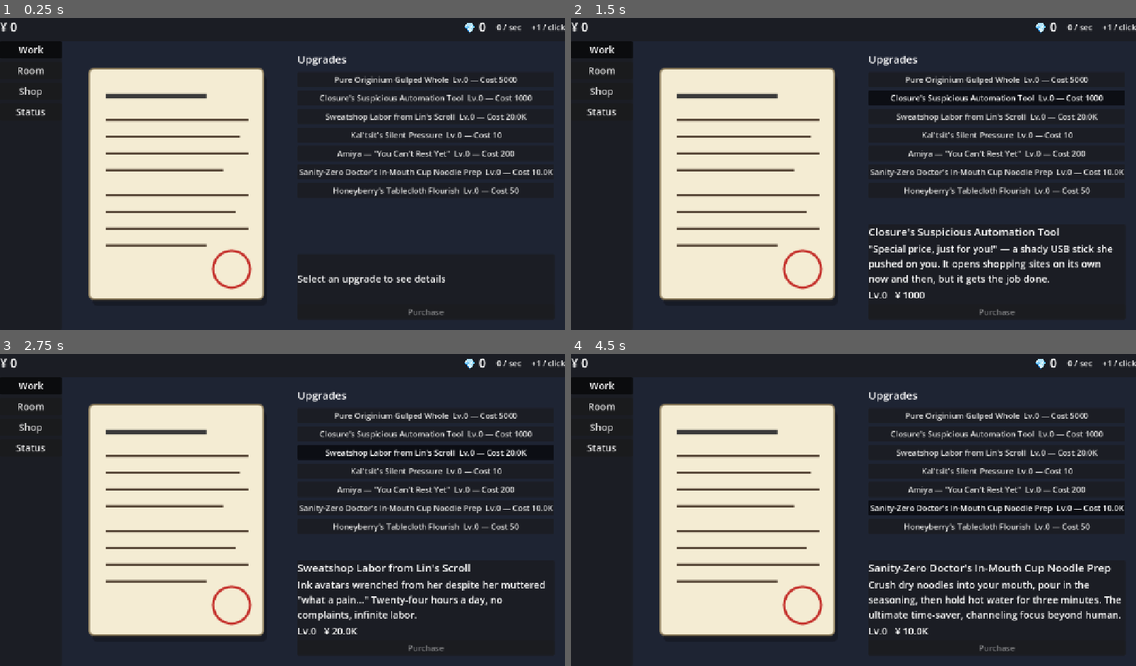
Above: before the commit, frames 1-4 (two rows, left to right).
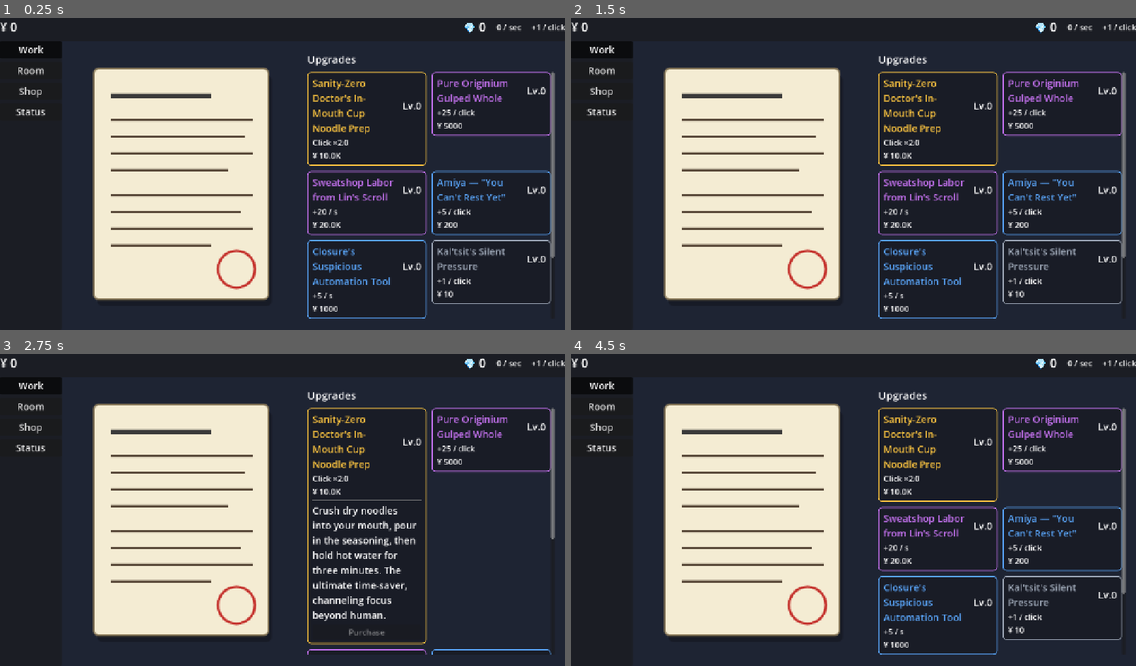
Above: after the commit, the same moments.

Repository: bakamarudasi/clickergame_demo
Game: Godot game, scene res://scenes/main.tscn
The game is run twice, just before and just after one commit, with the same random seed, the same clock (stepped at 60 frames per second) and the same inputs.
Inputs (mouse positions are in pixels of both pictures, inside the frame that each line leads up to):
- Up to frame 1 (0.25 s): no input
- Up to frame 2 (1.5 s): click (994, 80) at 0.5 s, where only the run before the commit has a clickable "Pure Originium Gulped Whole L…"; click (994, 99) at 1.25 s, where only the run before the commit has a clickable "Closure's Suspicious Automati…"
- Up to frame 3 (2.75 s): click (423, 453) at 2 s, where only the run before the commit has a clickable "Sweatshop Labor from Lin's Sc…"
- Up to frame 4 (4.5 s): click (994, 469) at 2.75 s, where only the run before the commit has a clickable "Kal'tsit's Silent Pressure Lv…"; click (994, 488) at 3.5 s, where only the run before the commit has a clickable "Amiya — 'You Can't Rest Yet' …"; click (994, 506) at 4.25 s, where only the run before the commit has a clickable "Sanity-Zero Doctor's In-Mouth…"

The runs differ from the first frame. In frame 1, 11% of the frame differs, in the area x 15-99%, y 12-97%; in frame 2, 12%; in frame 3, 11%; in frame 4, 13%.

Commit message:
Redesign Work tab upgrade list as 2-col rarity cards
- Add UpgradeRarity enum (Common/Rare/Epic/Legendary) and rarity field on
  UpgradeData; assign rarities across the 7 starter upgrades
- Replace flat upgrade button list + bottom DetailPanel with a 2-column
  GridContainer of cards. Each card shows name (rarity-tinted), Lv, effect,
  cost, and expands in-place on click to reveal description + Buy
- Buyable cards softly pulse; non-buyable / MAX cards dim
- New translation keys for level / cost / effect formatting; drop dead keys
- Sort cards by rarity desc then base_cost asc so strong picks lead the grid

Diff:
--- a/data/upgrades/01_click_plus_one.tres
+++ b/data/upgrades/01_click_plus_one.tres
@@ -11,4 +11,5 @@
 effect_kind = 0
 effect_amount = 1.0
 max_level = -1
+rarity = 0
 description = "UPGRADE_CLICK_PLUS_ONE_DESC"
--- a/data/upgrades/02_paperwork_double_check.tres
+++ b/data/upgrades/02_paperwork_double_check.tres
@@ -11,4 +11,5 @@
 effect_kind = 0
 effect_amount = 5.0
 max_level = -1
+rarity = 1
 description = "UPGRADE_PAPERWORK_DOUBLE_CHECK_DESC"
--- a/data/upgrades/03_command_focus.tres
+++ b/data/upgrades/03_command_focus.tres
@@ -11,4 +11,5 @@
 effect_kind = 0
 effect_amount = 25.0
 max_level = -1
+rarity = 2
 description = "UPGRADE_COMMAND_FOCUS_DESC"
--- a/data/upgrades/04_field_clerk.tres
+++ b/data/upgrades/04_field_clerk.tres
@@ -11,4 +11,5 @@
 effect_kind = 1
 effect_amount = 1.0
 max_level = -1
+rarity = 0
 description = "UPGRADE_FIELD_CLERK_DESC"
--- a/data/upgrades/05_logistics_team.tres
+++ b/data/upgrades/05_logistics_team.tres
@@ -11,4 +11,5 @@
 effect_kind = 1
 effect_amount = 5.0
 max_level = -1
+rarity = 1
 description = "UPGRADE_LOGISTICS_TEAM_DESC"
--- a/data/upgrades/06_originium_arts.tres
+++ b/data/upgrades/06_originium_arts.tres
@@ -11,4 +11,5 @@
 effect_kind = 1
 effect_amount = 20.0
 max_level = -1
+rarity = 2
 description = "UPGRADE_ORIGINIUM_ARTS_DESC"
--- a/data/upgrades/07_doctor_awakening.tres
+++ b/data/upgrades/07_doctor_awakening.tres
@@ -11,4 +11,5 @@
 effect_kind = 2
 effect_amount = 2.0
 max_level = 3
+rarity = 3
 description = "UPGRADE_DOCTOR_AWAKENING_DESC"
--- a/scenes/ui/work_tab.tscn
+++ b/scenes/ui/work_tab.tscn
@@ -26,6 +26,7 @@
 [node name="LeftCol" type="VBoxContainer" parent="HBox"]
 layout_mode = 2
 size_flags_horizontal = 3
+size_flags_stretch_ratio = 1.0
 theme_override_constants/separation = 16
 
 [node name="DocumentButton" type="TextureButton" parent="HBox/LeftCol"]
@@ -39,6 +40,7 @@
 [node name="RightCol" type="VBoxContainer" parent="HBox"]
 layout_mode = 2
 size_flags_horizontal = 3
+size_flags_stretch_ratio = 1.1
 theme_override_constants/separation = 12
 
 [node name="UpgradesTitle" type="Label" parent="HBox/RightCol"]
@@ -51,40 +53,10 @@
 size_flags_vertical = 3
 horizontal_scroll_mode = 0
 
-[node name="UpgradeList" type="VBoxContainer" parent="HBox/RightCol/UpgradeListScroll"]
+[node name="UpgradeGrid" type="GridContainer" parent="HBox/RightCol/UpgradeListScroll"]
 unique_name_in_owner = true
 layout_mode = 2
 size_flags_horizontal = 3
-theme_override_constants/separation = 8
-
-[node name="DetailPanel" type="PanelContainer" parent="HBox/RightCol"]
-layout_mode = 2
-
-[node name="DetailVBox" type="VBoxContainer" parent="HBox/RightCol/DetailPanel"]
-layout_mode = 2
-theme_override_constants/separation = 6
-
-[node name="DetailName" type="Label" parent="HBox/RightCol/DetailPanel/DetailVBox"]
-unique_name_in_owner = true
-layout_mode = 2
-theme_type_variation = &"TitleLabel"
-text = ""
-
-[node name="DetailDesc" type="Label" parent="HBox/RightCol/DetailPanel/DetailVBox"]
-unique_name_in_owner = true
-layout_mode = 2
-theme_type_variation = &"SubtitleLabel"
-text = "WORK_UPGRADE_DETAIL_NONE"
-autowrap_mode = 3
-
-[node name="DetailMeta" type="Label" parent="HBox/RightCol/DetailPanel/DetailVBox"]
-unique_name_in_owner = true
-layout_mode = 2
-theme_type_variation = &"SubtitleLabel"
-text = ""
-
-[node name="BuyButton" type="Button" parent="HBox/RightCol/DetailPanel/DetailVBox"]
-unique_name_in_owner = true
-layout_mode = 2
-disabled = true
-text = "WORK_UPGRADE_BUY_BUTTON"
+columns = 2
+theme_override_constants/h_separation = 12
+theme_override_constants/v_separation = 12
--- a/scripts/data/enums.gd
+++ b/scripts/data/enums.gd
@@ -78,6 +78,13 @@
 	MULT_CLICK,
 }
 
+enum UpgradeRarity {
+	COMMON,
+	RARE,
+	EPIC,
+	LEGENDARY,
+}
+
 enum UnlockTrigger {
 	AUTO_ON_STAGE,
 	ITEM_USE,
--- a/scripts/data/upgrade_data.gd
+++ b/scripts/data/upgrade_data.gd
@@ -8,5 +8,6 @@
 @export var effect_kind: Enums.UpgradeEffectKind = Enums.UpgradeEffectKind.ADD_CLICK
 @export var effect_amount: float = 1.0
 @export var max_level: int = -1
+@export var rarity: Enums.UpgradeRarity = Enums.UpgradeRarity.COMMON
 @export var requires_meta: StringName = &""          # 空でない場合、当該メタ強化が解放されている時だけ Workタブに出現
 @export_multiline var description: String = ""
--- a/scripts/ui/ui_constants.gd
+++ b/scripts/ui/ui_constants.gd
@@ -33,6 +33,19 @@
 const COLOR_TEXT := Color(0.92, 0.92, 0.95, 1.0)
 const COLOR_ACCENT := Color(0.85, 0.45, 0.55, 1.0)
 const COLOR_WARN := Color(0.95, 0.6, 0.3, 1.0)
+
+# レア度カラー（強化カードの枠・名前色）
+const RARITY_COLORS := {
+	Enums.UpgradeRarity.COMMON: Color(0.62, 0.66, 0.72, 1.0),
+	Enums.UpgradeRarity.RARE: Color(0.35, 0.65, 0.98, 1.0),
+	Enums.UpgradeRarity.EPIC: Color(0.78, 0.45, 0.95, 1.0),
+	Enums.UpgradeRarity.LEGENDARY: Color(1.0, 0.78, 0.25, 1.0),
+}
+const RARITY_PANEL_BG := Color(0.14, 0.16, 0.22, 1.0)
+const RARITY_PANEL_BG_DISABLED := Color(0.10, 0.11, 0.15, 1.0)
+const CARD_GLOW_PERIOD := 1.6      # 買えるカードの脈動周期（秒）
+const CARD_GLOW_MIN := 0.85        # 脈動最小 modulate.v
+const CARD_GLOW_MAX := 1.15        # 脈動最大 modulate.v
 
 # --- アニメーション・時間 -----------------------------------------------
 const TOAST_HOLD_SEC := 1.4
--- a/scripts/ui/work_tab.gd
+++ b/scripts/ui/work_tab.gd
@@ -6,28 +6,23 @@
 const GOLDEN_TEXTURE := preload("res://assets/paperwork.svg")
 
 @onready var document_button: TextureButton = %DocumentButton
-@onready var upgrade_list: VBoxContainer = %UpgradeList
-@onready var detail_name: Label = %DetailName
-@onready var detail_desc: Label = %DetailDesc
-@onready var detail_meta: Label = %DetailMeta
-@onready var buy_button: Button = %BuyButton
+@onready var upgrade_grid: GridContainer = %UpgradeGrid
 
 var _click_tween: Tween
-var _selected_id: StringName = &""
-var _button_group: ButtonGroup
 
 var _golden_timer: Timer
 var _golden_active_node: TextureButton = null
 
+# id → カード Dict（再構築せず差分更新するための索引）
+var _cards: Dictionary = {}
+var _expanded_id: StringName = &""
+
 
 func _ready() -> void:
-	_button_group = ButtonGroup.new()
 	document_button.pressed.connect(_on_click_pressed)
-	buy_button.pressed.connect(_on_buy_pressed)
-	EventBus.currency_changed.connect(_refresh_upgrade_buttons)
+	EventBus.currency_changed.connect(_refresh_all_cards)
 	EventBus.upgrade_purchased.connect(_on_upgrade_purchased)
-	_build_upgrade_buttons()
-	_refresh_detail()
+	_build_upgrade_cards()
 	_setup_golden_timer()
 
 
@@ -86,75 +81,243 @@
 	tw.chain().tween_callback(popup.queue_free)
 
 
-func _build_upgrade_buttons() -> void:
-	for child in upgrade_list.get_children():
+# --- カードビルド -------------------------------------------------------
+
+func _build_upgrade_cards() -> void:
+	for child in upgrade_grid.get_children():
 		child.queue_free()
-	for u: UpgradeData in DataRegistry.upgrades.values():
-		var b := Button.new()
-		b.toggle_mode = true
-		b.button_group = _button_group
-		b.text = _format_upgrade(u)
-		b.set_meta("upgrade_id", u.id)
-		b.pressed.connect(_on_upgrade_selected.bind(u.id))
-		upgrade_list.add_child(b)
-	_refresh_upgrade_buttons(0)
-
-
-func _on_upgrade_selected(id: StringName) -> void:
-	_selected_id = id
-	_refresh_detail()
-
-
-func _refresh_upgrade_buttons(_v: int = 0) -> void:
-	for child in upgrade_list.get_children():
-		if child is Button:
-			var id: StringName = child.get_meta("upgrade_id")
-			var u := DataRegistry.get_upgrade(id)
-			if u == null:
-				continue
-			child.text = _format_upgrade(u)
-	_refresh_detail()
-
-
-func _refresh_detail() -> void:
-	if _selected_id == &"":
-		detail_name.text = ""
-		detail_desc.text = tr("WORK_UPGRADE_DETAIL_NONE")
-		detail_meta.text = ""
+	_cards.clear()
+	# レア度降順 → コスト昇順で並べる（強いやつが上に来る）
+	var upgrades: Array = DataRegistry.upgrades.values()
+	upgrades.sort_custom(func(a: UpgradeData, b: UpgradeData) -> bool:
+		if a.rarity != b.rarity:
+			return a.rarity > b.rarity
+		return a.base_cost < b.base_cost)
+	for u: UpgradeData in upgrades:
+		var card := _make_card(u)
+		upgrade_grid.add_child(card)
+		_cards[u.id] = card
+	_refresh_all_cards(0)
+
+
+func _make_card(u: UpgradeData) -> PanelContainer:
+	var rarity_color: Color = UIConstants.RARITY_COLORS.get(u.rarity, UIConstants.RARITY_COLORS[Enums.UpgradeRarity.COMMON])
+
+	var panel := PanelContainer.new()
+	panel.size_flags_horizontal = Control.SIZE_EXPAND_FILL
+	panel.size_flags_vertical = Control.SIZE_SHRINK_BEGIN
+	panel.mouse_filter = Control.MOUSE_FILTER_STOP
+	panel.set_meta("upgrade_id", u.id)
+	panel.set_meta("rarity_color", rarity_color)
+
+	var sbox := StyleBoxFlat.new()
+	sbox.bg_color = UIConstants.RARITY_PANEL_BG
+	sbox.border_color = rarity_color
+	sbox.set_border_width_all(2)
+	sbox.set_corner_radius_all(8)
+	sbox.content_margin_left = 12
+	sbox.content_margin_right = 12
+	sbox.content_margin_top = 10
+	sbox.content_margin_bottom = 10
+	panel.add_theme_stylebox_override("panel", sbox)
+
+	var vb := VBoxContainer.new()
+	vb.add_theme_constant_override("separation", 4)
+	vb.mouse_filter = Control.MOUSE_FILTER_PASS
+	panel.add_child(vb)
+
+	# --- ヘッダ：名前 + Lv -------------------------------------------------
+	var header := HBoxContainer.new()
+	header.add_theme_constant_override("separation", 8)
+	header.mouse_filter = Control.MOUSE_FILTER_PASS
+	vb.add_child(header)
+
+	var name_label := Label.new()
+	name_label.text = tr(u.display_name)
+	name_label.theme_type_variation = UIConstants.VAR_SUBTITLE_LABEL
+	name_label.modulate = rarity_color
+	name_label.size_flags_horizontal = Control.SIZE_EXPAND_FILL
+	name_label.autowrap_mode = TextServer.AUTOWRAP_WORD_SMART
+	name_label.mouse_filter = Control.MOUSE_FILTER_PASS
+	header.add_child(name_label)
+
+	var lv_label := Label.new()
+	lv_label.theme_type_variation = UIConstants.VAR_SUBTITLE_LABEL
+	lv_label.mouse_filter = Control.MOUSE_FILTER_PASS
+	header.add_child(lv_label)
+
+	# --- 効果ライン ---------------------------------------------------------
+	var effect_label := Label.new()
+	effect_label.text = _format_effect(u)
+	effect_label.mouse_filter = Control.MOUSE_FILTER_PASS
+	vb.add_child(effect_label)
+
+	# --- コストライン -------------------------------------------------------
+	var cost_label := Label.new()
+	cost_label.mouse_filter = Control.MOUSE_FILTER_PASS
+	vb.add_child(cost_label)
+
+	# --- 展開領域（説明 + 購入） -------------------------------------------
+	var expand := VBoxContainer.new()
+	expand.visible = false
+	expand.add_theme_constant_override("separation", 6)
+	expand.mouse_filter = Control.MOUSE_FILTER_PASS
+	vb.add_child(expand)
+
+	var divider := HSeparator.new()
+	expand.add_child(divider)
+
+	var desc_label := Label.new()
+	desc_label.text = tr(u.description)
+	desc_label.autowrap_mode = TextServer.AUTOWRAP_WORD_SMART
+	desc_label.theme_type_variation = UIConstants.VAR_SUBTITLE_LABEL
+	desc_label.mouse_filter = Control.MOUSE_FILTER_PASS
+	expand.add_child(desc_label)
+
+	var buy_button := Button.new()
+	buy_button.text = tr("WORK_UPGRADE_BUY_BUTTON")
+	buy_button.pressed.connect(_on_buy_pressed.bind(u.id))
+	expand.add_child(buy_button)
+
+	# クリックでアコーディオン展開（buy_button は STOP で食う）
+	panel.gui_input.connect(_on_card_gui_input.bind(u.id))
+
+	panel.set_meta("name_label", name_label)
+	panel.set_meta("lv_label", lv_label)
+	panel.set_meta("cost_label", cost_label)
+	panel.set_meta("desc_label", desc_label)
+	panel.set_meta("expand", expand)
+	panel.set_meta("buy_button", buy_button)
+	panel.set_meta("stylebox", sbox)
+	panel.set_meta("glow_tween", null)
+
+	return panel
+
+
+func _format_effect(u: UpgradeData) -> String:
+	var amt := FormatUtils.short(int(round(u.effect_amount)))
+	match u.effect_kind:
+		Enums.UpgradeEffectKind.ADD_CLICK:
+			return tr("WORK_UPGRADE_EFFECT_CLICK") % amt
+		Enums.UpgradeEffectKind.ADD_PER_SEC:
+			return tr("WORK_UPGRADE_EFFECT_SEC") % amt
+		Enums.UpgradeEffectKind.MULT_CLICK:
+			return tr("WORK_UPGRADE_EFFECT_MULT") % ("%.1f" % u.effect_amount)
+	return ""
+
+
+# --- 状態更新 -----------------------------------------------------------
+
+func _refresh_all_cards(_v: int = 0) -> void:
+	for id in _cards.keys():
+		_refresh_card(id)
+
+
+func _refresh_card(id: StringName) -> void:
+	var card: PanelContainer = _cards.get(id)
+	if card == null:
+		return
+	var u := DataRegistry.get_upgrade(id)
+	if u == null:
+		return
+	var lv := GameState.get_upgrade_level(id)
+	var maxed := u.max_level > 0 and lv >= u.max_level
+	var can_buy := EconomyService.can_buy_upgrade(id) and not maxed
+
+	var lv_label: Label = card.get_meta("lv_label")
+	var cost_label: Label = card.get_meta("cost_label")
+	var buy_button: Button = card.get_meta("buy_button")
+
+	if maxed:
+		lv_label.text = tr("WORK_UPGRADE_LV_MAX_FMT") % lv
+		cost_label.text = tr("WORK_UPGRADE_COST_MAX")
 		buy_button.disabled = true
-		return
-	var u := DataRegistry.get_upgrade(_selected_id)
-	if u == null:
-		_selected_id = &""
-		_refresh_detail()
-		return
-	var lv := GameState.get_upgrade_level(_selected_id)
-	var cost := EconomyService.current_cost(_selected_id)
-	detail_name.text = tr(u.display_name)
-	detail_desc.text = tr(u.description)
-	detail_meta.text = tr("WORK_UPGRADE_DETAIL_FMT") % [lv, FormatUtils.short(cost)]
-	buy_button.disabled = not EconomyService.can_buy_upgrade(_selected_id)
-
-
-func _on_buy_pressed() -> void:
-	if _selected_id == &"":
-		return
-	EconomyService.buy_upgrade(_selected_id)
-
-
-func _on_upgrade_purchased(_id: StringName, _lv: int) -> void:
-	_refresh_upgrade_buttons()
-
-
-func _format_upgrade(u: UpgradeData) -> String:
-	var lv := GameState.get_upgrade_level(u.id)
-	var cost := EconomyService.current_cost(u.id)
-	return tr("WORK_UPGRADE_FMT") % [tr(u.display_name), lv, FormatUtils.short(cost)]
+	else:
+		lv_label.text = tr("WORK_UPGRADE_LV_FMT") % lv
+		var cost := EconomyService.current_cost(id)
+		cost_label.text = tr("WORK_UPGRADE_COST_FMT") % FormatUtils.short(cost)
+		buy_button.disabled = not can_buy
+
+	# 買える時だけ脈動。MAX / 買えない時は通常表示で固定。
+	_set_glow(card, can_buy)
+	# 買えない・MAX のときは少し暗くする
+	var sbox: StyleBoxFlat = card.get_meta("stylebox")
+	if maxed:
+		sbox.bg_color = UIConstants.RARITY_PANEL_BG_DISABLED
+	elif can_buy:
+		sbox.bg_color = UIConstants.RARITY_PANEL_BG
+	else:
+		sbox.bg_color = UIConstants.RARITY_PANEL_BG_DISABLED
+
+
+func _set_glow(card: PanelContainer, on: bool) -> void:
+	var existing: Tween = card.get_meta("glow_tween")
+	if existing != null and existing.is_valid():
+		existing.kill()
+		card.set_meta("glow_tween", null)
+	if not on:
+		card.modulate = Color(1, 1, 1, 1)
+		return
+	var tw := create_tween().set_loops().set_trans(Tween.TRANS_SINE).set_ease(Tween.EASE_IN_OUT)
+	var half := UIConstants.CARD_GLOW_PERIOD * 0.5
+	var hi := Color(UIConstants.CARD_GLOW_MAX, UIConstants.CARD_GLOW_MAX, UIConstants.CARD_GLOW_MAX, 1.0)
+	var lo := Color(UIConstants.CARD_GLOW_MIN, UIConstants.CARD_GLOW_MIN, UIConstants.CARD_GLOW_MIN, 1.0)
+	tw.tween_property(card, "modulate", hi, half)
+	tw.tween_property(card, "modulate", lo, half)
+	card.set_meta("glow_tween", tw)
+
+
+# --- インタラクション ---------------------------------------------------
+
+func _on_card_gui_input(event: InputEvent, id: StringName) -> void:
+	if event is InputEventMouseButton:
+		var mb: InputEventMouseButton = event
+		if mb.button_index == MOUSE_BUTTON_LEFT and mb.pressed:
+			_toggle_expand(id)
+
+
+func _toggle_expand(id: StringName) -> void:
+	if _expanded_id == id:
+		_set_expanded(id, false)
+		_expanded_id = &""
+		return
+	if _expanded_id != &"":
+		_set_expanded(_expanded_id, false)
+	_set_expanded(id, true)
+	_expanded_id = id
+
+
+func _set_expanded(id: StringName, on: bool) -> void:
+	var card: PanelContainer = _cards.get(id)
+	if card == null:
+		return
+	var expand: VBoxContainer = card.get_meta("expand")
+	expand.visible = on
+
+
+func _on_buy_pressed(id: StringName) -> void:
+	EconomyService.buy_upgrade(id)
+
+
+func _on_upgrade_purchased(id: StringName, _lv: int) -> void:
+	_refresh_card(id)
 
 
 func _notification(what: int) -> void:
 	if what == NOTIFICATION_TRANSLATION_CHANGED and is_node_ready():
-		_refresh_upgrade_buttons()
+		_rebuild_static_text()
+
+
+func _rebuild_static_text() -> void:
+	for id in _cards.keys():
+		var card: PanelContainer = _cards[id]
+		var u := DataRegistry.get_upgrade(id)
+		if u == null:
+			continue
+		(card.get_meta("name_label") as Label).text = tr(u.display_name)
+		(card.get_meta("desc_label") as Label).text = tr(u.description)
+		(card.get_meta("buy_button") as Button).text = tr("WORK_UPGRADE_BUY_BUTTON")
+	_refresh_all_cards(0)
 
 
 # --- ゴールデン書類 -----------------------------------------------------
--- a/translations/strings.csv
+++ b/translations/strings.csv
@@ -13,10 +13,14 @@
 STATUS_AROUSAL_FMT,発情度 %d,Arousal %d,兴奋度 %d
 WORK_CLICK_BUTTON,CLICK!,CLICK!,点击！
 WORK_UPGRADE_TITLE,アップグレード,Upgrades,强化
-WORK_UPGRADE_FMT,%s  Lv.%d — Cost %s,%s  Lv.%d — Cost %s,%s  Lv.%d — 费用 %s
-WORK_UPGRADE_DETAIL_NONE,強化を選んでください,Select an upgrade to see details,请选择强化查看详情
-WORK_UPGRADE_DETAIL_FMT,Lv.%d   ¥ %s,Lv.%d   ¥ %s,Lv.%d   ¥ %s
 WORK_UPGRADE_BUY_BUTTON,購入する,Purchase,购买
+WORK_UPGRADE_LV_FMT,Lv.%d,Lv.%d,Lv.%d
+WORK_UPGRADE_LV_MAX_FMT,Lv.%d / MAX,Lv.%d / MAX,Lv.%d / 满
+WORK_UPGRADE_COST_FMT,¥ %s,¥ %s,¥ %s
+WORK_UPGRADE_COST_MAX,—— MAX ——,—— MAX ——,—— 已满 ——
+WORK_UPGRADE_EFFECT_CLICK,+%s / クリック,+%s / click,+%s / 点击
+WORK_UPGRADE_EFFECT_SEC,+%s / 秒,+%s / s,+%s / 秒
+WORK_UPGRADE_EFFECT_MULT,クリック ×%s,Click ×%s,点击 ×%s
 UPGRADE_CLICK_PLUS_ONE_NAME,ケルシーの無言の圧力,Kal'tsit's Silent Pressure,凯尔希的无言压力
 UPGRADE_CLICK_PLUS_ONE_DESC,「……。」背後に立つ彼女の冷ややかな視線を感じるだけで、ペンの走りが少しだけ速くなる。背筋は凍る。,"""…"" Just feeling her icy gaze from behind speeds up your pen a little. Your spine, on the other hand, freezes.",“……。”仅仅感受到站在身后的她那冰冷的视线，笔尖的速度便会稍稍加快。而脊背则瞬间冻住。
 UPGRADE_PAPERWORK_DOUBLE_CHECK_NAME,アーミヤの「まだ休んじゃダメですよ」,"Amiya — ""You Can't Rest Yet""",阿米娅的“现在还不能休息哦”
